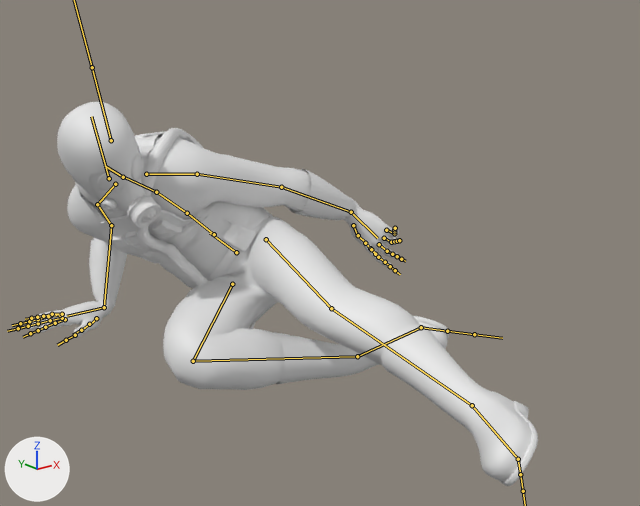
An edit to the FBX model Afterlife Gen 2/Assets/Animation/Players/GasMan/Player_Run_Slide.fbx, drawn before and after from the same camera.
Before and after are seen from a 50 mm lens placed at (-1.299, -1.764, 0.969), pointed at (0.005, -0.135, 0.318). The axes (+X, +Y, +Z) are drawn at lower left. The lights are the same throughout. Both versions are drawn at frame 12 of the action 'Armature|Action'; the numbers are the values there. The bones that bend it are drawn over the model as lines.

The first picture shows 'LP_Vest', 'LP_Vest.001'.
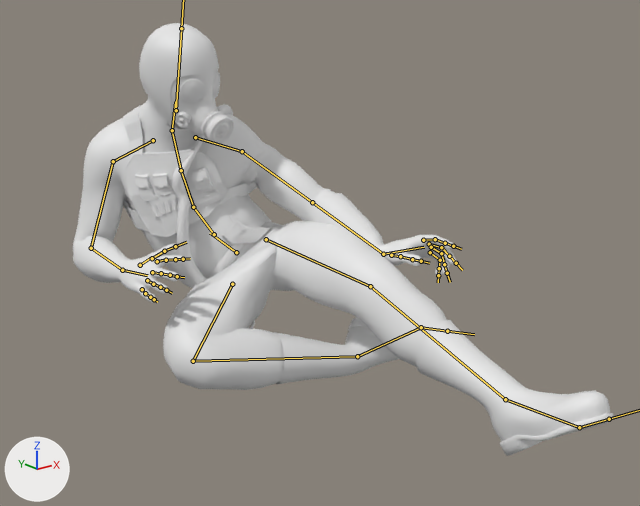
The change in detail:
Bone 'mixamorig:Spine' (bone_mixamorig_spine) turns from (10, -6, -5) to (1, 6, -16) degrees about its own x, y and z.
Bone 'mixamorig:Spine1' (bone_mixamorig_spine1) turns from (20, -10, -11) to (3, 12, -20) degrees about its own x, y and z.
Bone 'mixamorig:Head' (bone_mixamorig_head) turns from (-19, 23, -30) to (-9, 35, -2) degrees about its own x, y and z.
Bone 'mixamorig:LeftShoulder' (bone_mixamorig_leftshoulder) turns from (16, 2, -1) to (0, 0, 0) degrees about its own x, y and z.
Bone 'mixamorig:LeftArm' (bone_mixamorig_leftarm) turns from (-13, -3, 4) to (-74, -57, 110) degrees about its own x, y and z.
Bone 'mixamorig:RightArm' (bone_mixamorig_rightarm) turns from (-4, 16, 5) to (3, -11, -32) degrees about its own x, y and z.
Bone 'mixamorig:RightHand' (bone_mixamorig_righthand) turns from (-83, -6, 17) to (-1, -8, -14) degrees about its own x, y and z.
Bone 'mixamorig:LeftUpLeg' (bone_mixamorig_leftupleg) turns from (59, -10, 8) to (99, -47, -69) degrees about its own x, y and z.

Location of each change, (x1, y1, x2, y2) in pixels of the pictures (640 x 506 px):
'LP_Vest', posed (6% wider, 13% taller): before (28, 102, 538, 486); after (73, 23, 614, 456)
'LP_Vest.001', posed (7% narrower): before (77, 131, 221, 263); after (123, 105, 257, 237)
bone 'mixamorig:Spine', root to tip: before (214, 234) to (187, 213); after (214, 234) to (193, 207)
bone 'mixamorig:Spine1', root to tip: before (187, 213) to (156, 192); after (193, 207) to (181, 170)
bone 'mixamorig:Head', root to tip: before (109, 178) to (91, 116); after (176, 110) to (181, 28)
bone 'mixamorig:LeftShoulder', root to tip: before (146, 174) to (197, 174); after (195, 137) to (242, 151)
bone 'mixamorig:LeftArm', root to tip: before (197, 174) to (281, 187); after (242, 151) to (312, 202)
bone 'mixamorig:RightArm', root to tip: before (97, 204) to (111, 225); after (113, 161) to (91, 248)
bone 'mixamorig:RightHand', root to tip: before (104, 307) to (67, 316); after (122, 270) to (147, 275)
bone 'mixamorig:LeftUpLeg', root to tip: before (266, 239) to (331, 308); after (266, 239) to (370, 286)
